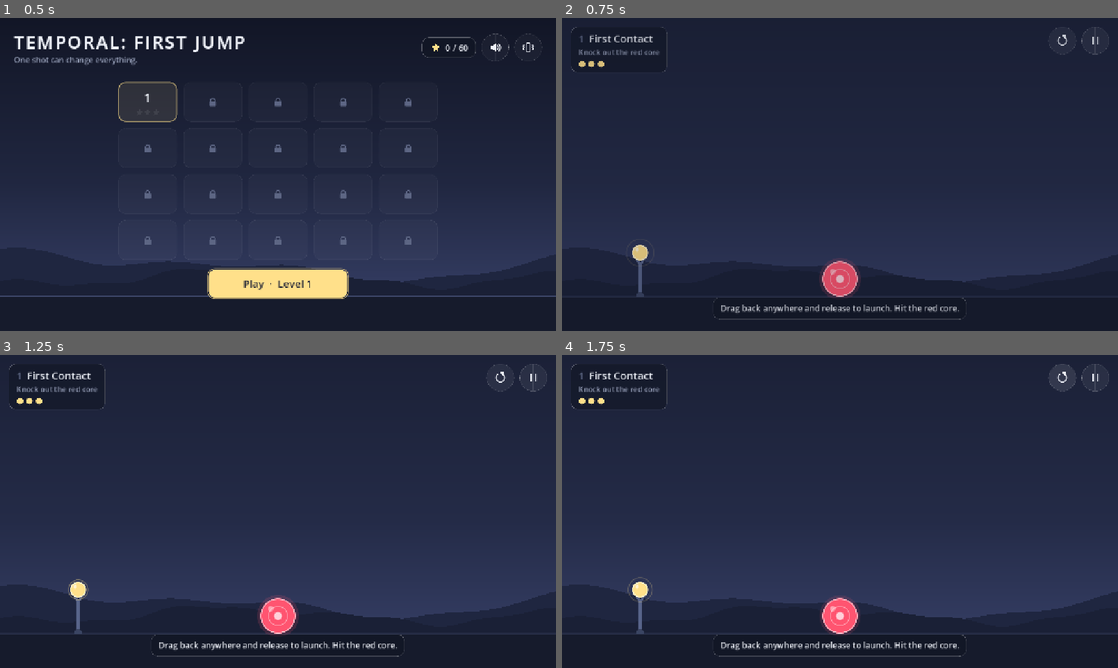
Above: before the commit, frames 1-4 (two rows, left to right).
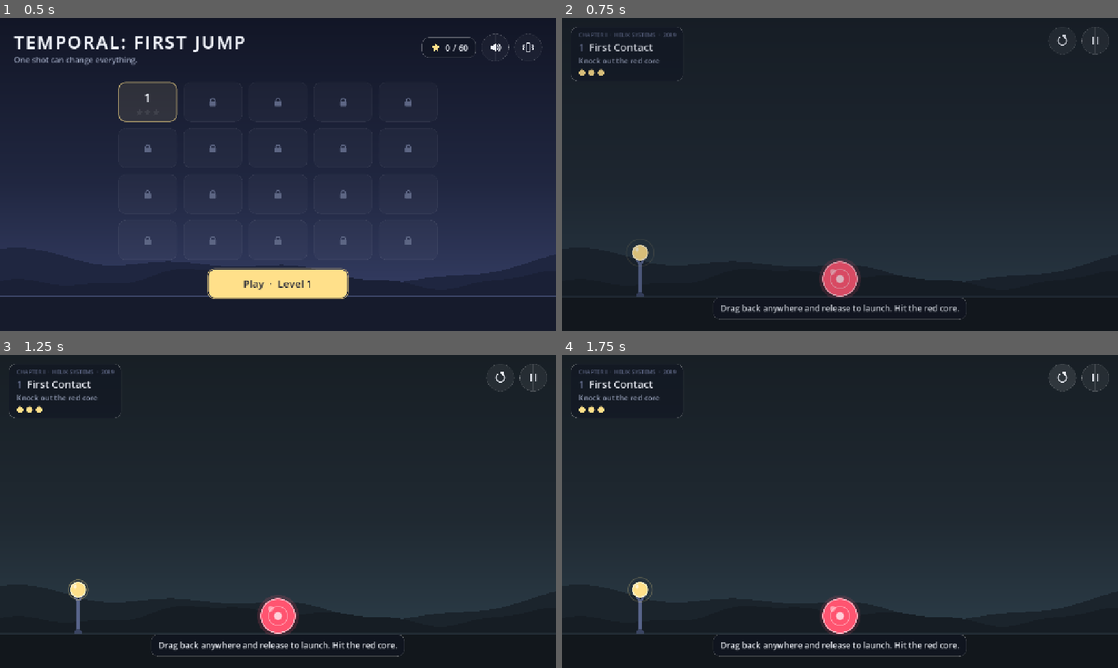
Above: after the commit, the same moments.

Repository: ranababu1/perfectsmash
Game: Godot game, scene res://scenes/main.tscn
Same seed, same stepped clock (60 frames per second), same inputs: the game is played once before the commit and once after it.
Inputs (mouse positions are in pixels of both pictures, inside the frame that each line leads up to):
- Up to frame 1 (0.5 s): no input
- Up to frame 2 (0.75 s): click "Play · Level 1" at 0.5 s
- Up to frame 3 (1.25 s): no input
- Up to frame 4 (1.75 s): click (1062, 376) at 1.27 s

Frame 1 is identical in both runs. In frame 2, 0.8% of the frame differs, in the area x 1-22%, y 2-21%; in frame 3, 8.7%; in frame 4, 8.7%, in the area x 0-100%, y 2-85%.

Commit message:
feat: chapter scenery themes and HUD chapter caption

Diff:
--- a/scripts/game/backdrop.gd
+++ b/scripts/game/backdrop.gd
@@ -7,19 +7,27 @@
 const OVERSCAN := 800.0
 const TOP := -400.0
 
+var theme := ChapterTheme.new()
+
+
+func set_theme(p_theme: ChapterTheme) -> void:
+	theme = p_theme if p_theme != null else ChapterTheme.new()
+	queue_redraw()
+
 
 func _draw() -> void:
 	var rect := Rect2(-OVERSCAN, TOP, GameConfig.WORLD_WIDTH + OVERSCAN * 2.0, GameConfig.GROUND_TOP - TOP)
-	paint(self, rect, GameConfig.GROUND_TOP)
+	paint(self, rect, GameConfig.GROUND_TOP, theme)
 
 
-## Shared with the menu so both screens sit on the same scenery.
-static func paint(canvas: CanvasItem, rect: Rect2, horizon_y: float) -> void:
-	_gradient(canvas, rect, Palette.SKY_TOP, Palette.SKY_BOTTOM)
+## Shared with the menu so both screens sit on the same scenery. A null theme uses the default.
+static func paint(canvas: CanvasItem, rect: Rect2, horizon_y: float, p_theme: ChapterTheme = null) -> void:
+	var t := p_theme if p_theme != null else ChapterTheme.new()
+	_gradient(canvas, rect, t.sky_top, t.sky_bottom)
 	var glow := Rect2(rect.position.x, horizon_y - 260.0, rect.size.x, 260.0)
-	_gradient(canvas, glow, Color(Palette.HORIZON_GLOW, 0.0), Palette.HORIZON_GLOW)
-	_hills(canvas, rect, horizon_y, 120.0, 0.004, 1.3, Palette.HILLS_FAR)
-	_hills(canvas, rect, horizon_y, 70.0, 0.007, 4.1, Palette.HILLS_NEAR)
+	_gradient(canvas, glow, Color(t.horizon_glow, 0.0), t.horizon_glow)
+	_hills(canvas, rect, horizon_y, 120.0, 0.004, 1.3, t.hills_far)
+	_hills(canvas, rect, horizon_y, 70.0, 0.007, 4.1, t.hills_near)
 
 
 static func _gradient(canvas: CanvasItem, rect: Rect2, top: Color, bottom: Color) -> void:
--- /dev/null
+++ b/scripts/game/chapter_theme.gd
@@ -0,0 +1,51 @@
+class_name ChapterTheme
+extends RefCounted
+## Scenery colours for one chapter environment (sky, horizon glow, hills, ground). Interactive pieces
+## (blocks, targets, projectile, aim) keep their shared Palette colours in every chapter so the
+## puzzle reads the same everywhere. Scenery stays dark and low-contrast behind the structures,
+## following docs/visual-audio-production-guide.md.
+
+const DEFAULT_KEY := "default"
+
+var key := DEFAULT_KEY
+var sky_top := Palette.SKY_TOP
+var sky_bottom := Palette.SKY_BOTTOM
+var horizon_glow := Palette.HORIZON_GLOW
+var hills_far := Palette.HILLS_FAR
+var hills_near := Palette.HILLS_NEAR
+var ground := Palette.GROUND
+var ground_edge := Palette.GROUND_EDGE
+
+## key -> [sky_top, sky_bottom, horizon_glow, hills_far, hills_near, ground, ground_edge]
+const THEMES := {
+	# Helix: steel and glass, cold cyan.
+	"helix": ["0f1418", "25303a", Color(0.45, 0.75, 0.85, 0.08), "1b242c", "161d24", "12171c", "3a4a56"],
+	# VITA: sterile teal / pale green.
+	"vita": ["0f1615", "23302d", Color(0.55, 0.85, 0.75, 0.08), "1a2522", "151e1c", "111816", "3a504a"],
+	# Nova Grid: dark steel with restrained amber.
+	"nova_grid": ["141210", "2d2721", Color(0.95, 0.65, 0.3, 0.07), "231e19", "1c1814", "15120f", "54473a"],
+	# Civitas: desaturated blue-grey city light.
+	"civitas": ["111419", "292e36", Color(0.75, 0.8, 0.9, 0.07), "20242b", "1a1e24", "14171c", "464e5a"],
+	# Meridian: near-black charcoal, deep cyan.
+	"meridian": ["0b0e11", "1b2328", Color(0.25, 0.65, 0.75, 0.08), "151b1f", "111619", "0e1215", "34424a"],
+}
+
+
+static func for_key(theme_key: String) -> ChapterTheme:
+	var theme := ChapterTheme.new()
+	if not THEMES.has(theme_key):
+		return theme
+	var c: Array = THEMES[theme_key]
+	theme.key = theme_key
+	theme.sky_top = Color(c[0])
+	theme.sky_bottom = Color(c[1])
+	theme.horizon_glow = c[2]
+	theme.hills_far = Color(c[3])
+	theme.hills_near = Color(c[4])
+	theme.ground = Color(c[5])
+	theme.ground_edge = Color(c[6])
+	return theme
+
+
+static func has_key(theme_key: String) -> bool:
+	return theme_key == DEFAULT_KEY or THEMES.has(theme_key)
--- a/scripts/game/game_session.gd
+++ b/scripts/game/game_session.gd
@@ -19,6 +19,8 @@
 var monitor := SimulationMonitor.new()
 var targets_remaining := 0
 var _world: Node2D
+## Scenery colours for the ground; presentation only.
+var theme := ChapterTheme.new()
 var _projectile: ProjectileBody
 
 
@@ -33,7 +35,7 @@
 		remove_child(_world)
 		_world.queue_free()
 	_projectile = null
-	_world = LevelLoader.build(definition)
+	_world = LevelLoader.build(definition, theme.ground, theme.ground_edge)
 	add_child(_world)
 	targets_remaining = 0
 	for node in _world.get_children():
--- a/scripts/game/level_loader.gd
+++ b/scripts/game/level_loader.gd
@@ -11,11 +11,12 @@
 const GROUND_DEPTH := 400.0
 
 
-static func build(def: LevelDefinition) -> Node2D:
+## `ground_fill`/`ground_edge` only change the ground's colours (chapter scenery), never its shape.
+static func build(def: LevelDefinition, ground_fill: Color = Palette.GROUND, ground_edge: Color = Palette.GROUND_EDGE) -> Node2D:
 	var world := Node2D.new()
 	world.name = "World"
 	var ground_width := GameConfig.WORLD_WIDTH + GROUND_MARGIN * 2.0
-	var ground := StaticBox.new(Vector2(ground_width, GROUND_DEPTH), Palette.GROUND, Palette.GROUND_EDGE)
+	var ground := StaticBox.new(Vector2(ground_width, GROUND_DEPTH), ground_fill, ground_edge)
 	ground.name = "Ground"
 	ground.position = Vector2(GameConfig.WORLD_WIDTH / 2.0, GameConfig.GROUND_TOP + GROUND_DEPTH / 2.0)
 	world.add_child(ground)
--- a/scripts/main.gd
+++ b/scripts/main.gd
@@ -7,6 +7,7 @@
 var save := SaveService.new()
 var progress: ProgressData
 var catalog: LevelCatalog
+var chapters: ChapterCatalog
 var audio: AudioService
 var music: MusicDirector
 var _menu: MenuScreen
@@ -31,6 +32,10 @@
 		message.set_anchors_and_offsets_preset(Control.PRESET_FULL_RECT)
 		add_child(message)
 		return
+	chapters = ChapterCatalog.load_from_file()
+	if not chapters.is_valid():
+		# Chapters only drive presentation, so the game stays playable with default scenery.
+		push_error("Chapter catalog invalid: %s" % ", ".join(chapters.errors))
 	_add_fade_layer()
 	_show_menu()
 
@@ -99,8 +104,20 @@
 		_game.vibration_toggled.connect(_set_vibration)
 		add_child(_game)
 	_level_index = index
-	_game.start(catalog.levels[index], index + 1, index + 1 < catalog.levels.size())
+	var chapter := chapters.chapter_for_level(index + 1) if chapters.is_valid() else null
+	var theme := ChapterTheme.for_key(chapter.theme) if chapter != null else ChapterTheme.new()
+	var caption := chapter_caption(chapter)
+	_game.start(catalog.levels[index], index + 1, index + 1 < catalog.levels.size(), theme, caption)
 	_reveal()
+
+
+## e.g. "CHAPTER I  ·  HELIX SYSTEMS  ·  2089"
+static func chapter_caption(chapter: ChapterCatalog.Chapter) -> String:
+	if chapter == null:
+		return ""
+	const NUMERALS := ["", "I", "II", "III", "IV", "V", "VI", "VII", "VIII", "IX", "X"]
+	var numeral: String = NUMERALS[chapter.number] if chapter.number < NUMERALS.size() else str(chapter.number)
+	return "CHAPTER %s  ·  %s  ·  %d" % [numeral, chapter.organization.to_upper(), chapter.year]
 
 
 func _on_level_won(level_id: String, stars: int, shots_used: int) -> void:
--- a/scripts/ui/game_screen.gd
+++ b/scripts/ui/game_screen.gd
@@ -18,6 +18,7 @@
 var aim: AimController
 var hud: Hud
 var _effects: Node2D
+var _backdrop: Backdrop
 var _has_next := false
 ## Incremented on every (re)start so delayed result popups from a previous attempt are ignored.
 var _attempt := 0
@@ -34,7 +35,8 @@
 	var camera := Camera2D.new()
 	camera.position = Vector2(GameConfig.WORLD_WIDTH, GameConfig.WORLD_HEIGHT) / 2.0
 	add_child(camera)
-	add_child(Backdrop.new())
+	_backdrop = Backdrop.new()
+	add_child(_backdrop)
 
 	session = GameSession.new()
 	add_child(session)
@@ -70,12 +72,16 @@
 		b.connect(func() -> void: audio.play("click"))
 
 
-func start(def: LevelDefinition, number: int, has_next: bool) -> void:
+## `theme` and `chapter_line` are presentation only (scenery colours and a HUD caption).
+func start(def: LevelDefinition, number: int, has_next: bool, theme: ChapterTheme = null, chapter_line: String = "") -> void:
 	_has_next = has_next
 	_attempt += 1
 	get_tree().paused = false
+	var scenery := theme if theme != null else ChapterTheme.new()
+	_backdrop.set_theme(scenery)
+	session.theme = scenery
 	session.setup(def)
-	hud.set_level(def, number)
+	hud.set_level(def, number, chapter_line)
 	aim.cancel()
 	_clear_effects()
 
--- a/scripts/ui/hud.gd
+++ b/scripts/ui/hud.gd
@@ -17,6 +17,7 @@
 
 var _number: Label
 var _title: Label
+var _chapter: Label
 var _objective: Label
 var _shots: ShotPips
 var _hint: Label
@@ -44,6 +45,9 @@
 	heading.add_child(_title)
 	_objective = _left_label(17, Palette.TEXT_DIM)
 	_shots = ShotPips.new()
+	_chapter = _left_label(13, Palette.TEXT_FAINT)
+	_chapter.visible = false
+	info.add_child(_chapter)
 	info.add_child(heading)
 	info.add_child(_objective)
 	info.add_child(_shots)
@@ -80,7 +84,9 @@
 	hint_row.add_child(_hint_chip)
 
 
-func set_level(def: LevelDefinition, number: int) -> void:
+func set_level(def: LevelDefinition, number: int, chapter_line: String = "") -> void:
+	_chapter.text = chapter_line
+	_chapter.visible = chapter_line != ""
 	_number.text = str(number)
 	_title.text = def.name
 	if def.objective_type == LevelDefinition.OBJECTIVE_TOPPLE:
--- a/tests/test_chapters.gd
+++ b/tests/test_chapters.gd
@@ -64,3 +64,30 @@
 		"id": id, "title": "T", "organization": "O", "year": 2089, "theme": "t",
 		"first_level": first, "last_level": last, "intro_sequence": intro, "outro_sequence": outro,
 	}
+
+
+func test_every_chapter_theme_exists() -> void:
+	for chapter in ChapterCatalog.load_from_file().chapters:
+		assert_true(ChapterTheme.has_key(chapter.theme), "missing theme '%s'" % chapter.theme)
+		assert_eq(ChapterTheme.for_key(chapter.theme).key, chapter.theme)
+	assert_eq(ChapterTheme.for_key("nope").key, ChapterTheme.DEFAULT_KEY, "unknown key falls back")
+
+
+## Readability rule: scenery stays dark so blocks, targets and the projectile stand out.
+func test_scenery_is_darker_than_gameplay_pieces() -> void:
+	var pieces := [Palette.WOOD, Palette.STONE, Palette.TARGET, Palette.PROJECTILE]
+	var darkest_piece := 1.0
+	for c: Color in pieces:
+		darkest_piece = minf(darkest_piece, c.get_luminance())
+	for key: String in ChapterTheme.THEMES:
+		var t := ChapterTheme.for_key(key)
+		for c: Color in [t.sky_top, t.sky_bottom, t.hills_far, t.hills_near, t.ground]:
+			assert_true(c.get_luminance() < 0.25, "%s scenery too bright: %s" % [key, c])
+			assert_true(darkest_piece - c.get_luminance() > 0.2, "%s scenery too close to piece colours" % key)
+
+
+func test_chapter_caption() -> void:
+	var main_script := preload("res://scripts/main.gd")
+	var chapter := ChapterCatalog.load_from_file().chapter_for_level(41)
+	assert_eq(main_script.chapter_caption(chapter), "CHAPTER III  ·  NOVA GRID  ·  2096")
+	assert_eq(main_script.chapter_caption(null), "")
Not shown, added: scripts/game/chapter_theme.gd.uid
